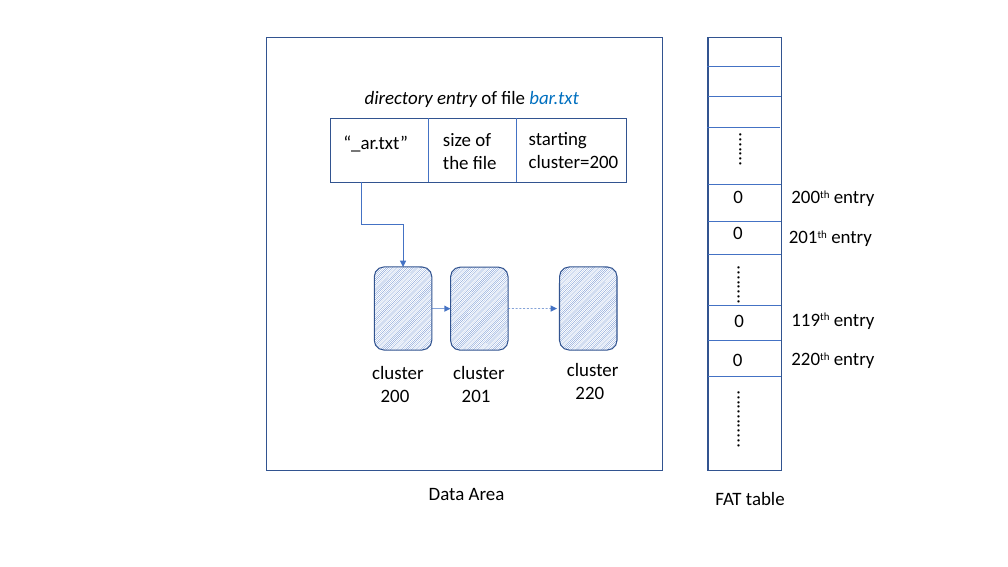
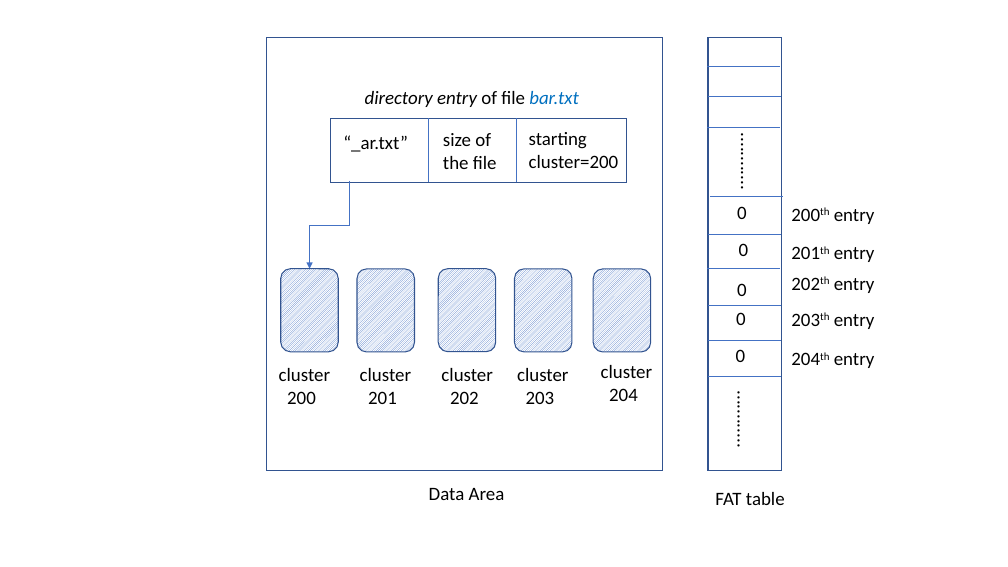
Before and after one commit to sankardasroy/Digital-Forensics-Research, a slide deck: slide 1 of dfr_metadata/book_chapter/fig/fat2.pptx. Drawn at 1008x567 pixels with LibreOffice and Linux fonts; fonts in the diff are those of the drawing. Boxes give left, top, right and bottom in pixels: in the first picture for what was removed or moved away, otherwise in the second. Text is boxed around its words. In the diff, an @@ line names an element or a change of style, - is before the commit and + after.

```diff
--- a/dfr_metadata/book_chapter/fig/fat2.pptx
+++ b/dfr_metadata/book_chapter/fig/fat2.pptx
@@ text at [734, 125, 764, 202]: text changed @@
-.......
+............
@@ elbow arrow moved from (361, 182) - (403, 267) to (349, 181) - (309, 269) @@
@@ text "0": place and size @@
-text "0" at [733, 190, 743, 203]
+text "0" at [737, 206, 747, 219]
@@ text "200th entry": place and size @@
-text "200th entry" at [834, 191, 875, 206]
+text "200th entry" at [834, 209, 875, 224]
@@ line moved from (709, 222) - (782, 222) to (709, 234) - (782, 234) @@
@@ text "0": place and size @@
-text "0" at [733, 226, 743, 239]
+text "0" at [739, 243, 749, 256]
@@ 2 texts, 2 rounded rectangles: place and size @@
-2 texts, 2 rounded rectangles at [372, 267, 508, 402]
+2 texts, 2 rounded rectangles at [279, 269, 414, 404]
@@ rounded rectangle added at [439, 268, 496, 352], fill pattern #4472C4 on #FFFFFF, outline #325491 1 pt @@
@@ rounded rectangle added at [515, 269, 572, 352], fill pattern #4472C4 on #FFFFFF, outline #325491 1 pt @@
@@ rounded rectangle: place and size @@
-rounded rectangle at [560, 267, 617, 350]
+rounded rectangle at [594, 269, 651, 352]
@@ 2 lines, 1 text: place and size @@
-2 lines, 1 text at [709, 184, 872, 254]
+2 lines, 1 text at [707, 197, 875, 268]
@@ text removed at [730, 258, 760, 312] @@
-........
@@ text added at [737, 283, 747, 296], 18 pt, text #000000 @@
+0
@@ text added at [834, 278, 875, 293], 18 pt, text #000000 @@
+202th entry
@@ arrow removed from (432, 309) to (451, 309) @@
@@ arrow removed from (508, 309) to (557, 309) @@
@@ text "cluster": place and size @@
-text "cluster" at [567, 363, 618, 399]
+text "cluster" at [601, 365, 652, 401]
@@ text "0": place and size @@
-text "0" at [733, 353, 743, 366]
+text "0" at [736, 349, 746, 362]
@@ text added at [441, 368, 492, 404], 18 pt, text #000000 @@
+cluster
+202
@@ text added at [517, 368, 568, 404], 18 pt, text #000000 @@
+cluster
+203
@@ text at [609, 388, 638, 401]: text changed @@
-220
+204
```
Also in this commit, not shown: 7 other files.
